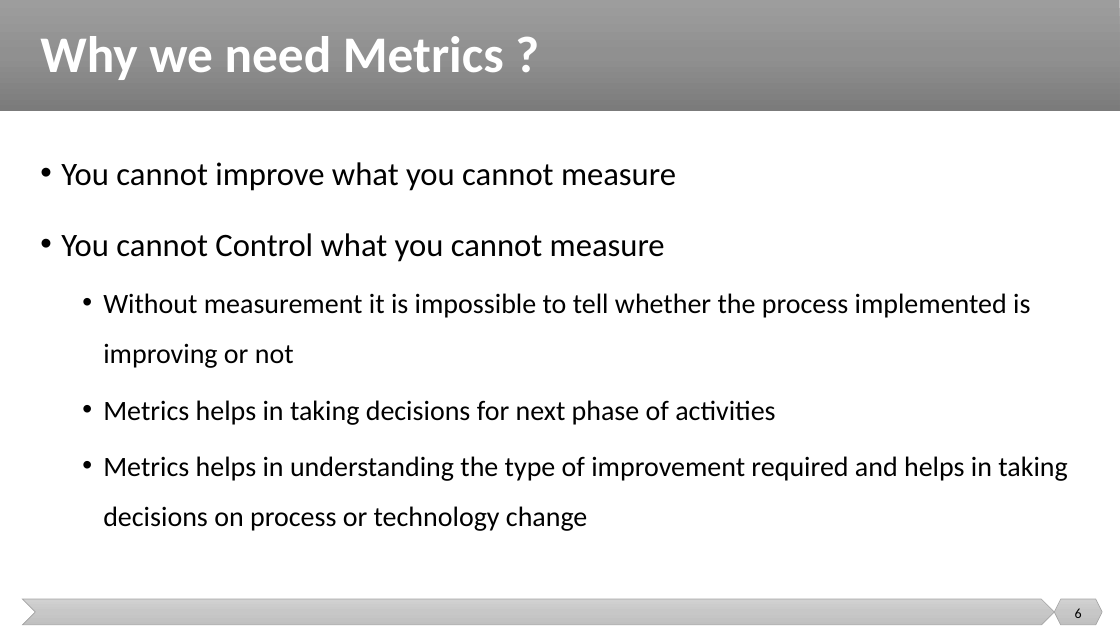
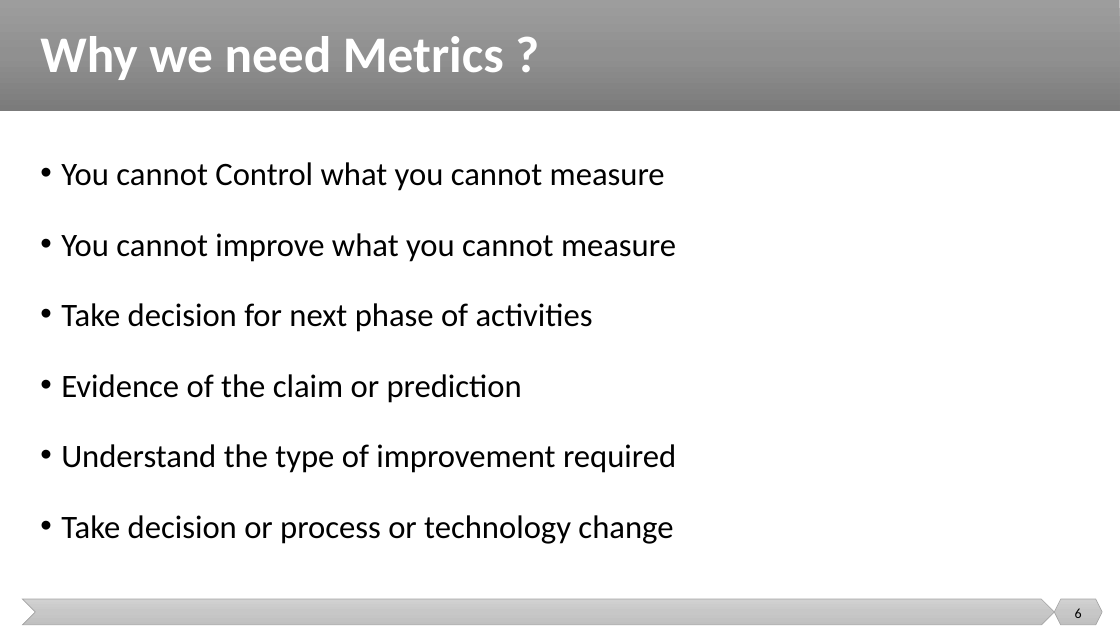
Before and after one commit to malenezi/malenezi, a slide deck: slide 6 of SE401/Lectures/9-Testing Metrics and Tools/Testing Metrics and Tools.pptx. Drawn at 1120x630 pixels with LibreOffice and Linux fonts; fonts in the diff are those of the drawing. Boxes give left, top, right and bottom in pixels: in the first picture for what was removed or moved away, otherwise in the second. Text is boxed around its words. In the diff, an @@ line names an element or a change of style, - is before the commit and + after.

Commit message:
up

```diff
--- a/SE401/Lectures/9-Testing Metrics and Tools/Testing Metrics and Tools.pptx
+++ b/SE401/Lectures/9-Testing Metrics and Tools/Testing Metrics and Tools.pptx
@@ text at (61,162,665,191): paragraph added @@
+• You cannot Control what you cannot measure
@@ text at (61,303,676,544): text changed; size 24 to 28 pt @@
-• You cannot Control what you cannot measure
-  • Without measurement it is impossible to tell whether the process implemented is improving or not
-  • Metrics helps in taking decisions for next phase of activities
-  • Metrics helps in understanding the type of improvement required and helps in taking decisions on process or technology change
+• Take decision for next phase of activities
+• Evidence of the claim or prediction
+• Understand the type of improvement required
+• Take decision or process or technology change
```
Also in this commit, not shown: 37 other slides changed, 6 slides added, 3 slides removed.
